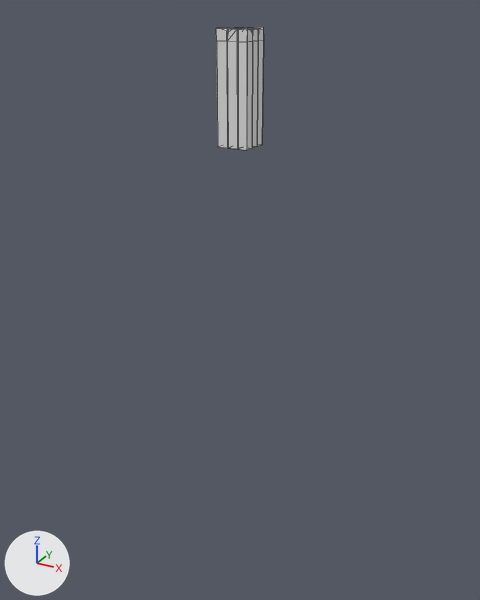
Two versions of the Blender file Blender/Blocks.blend, one commit apart.
Camera for both pictures: a camera (50 mm lens) standing at (59.5, -108.3, 3.2) and looking at (-1.6, 2.9, -52.4). Every picture has the same lights, and +X, +Y and +Z are marked at lower left. Mesh edges are drawn as thin lines. The same objects are shown in both versions, whatever each file hides.

Objects in the first picture: 'C-Block', 'L-Block', 'N-Block', 'S-Block', 'T-Block', 'W-Block'.
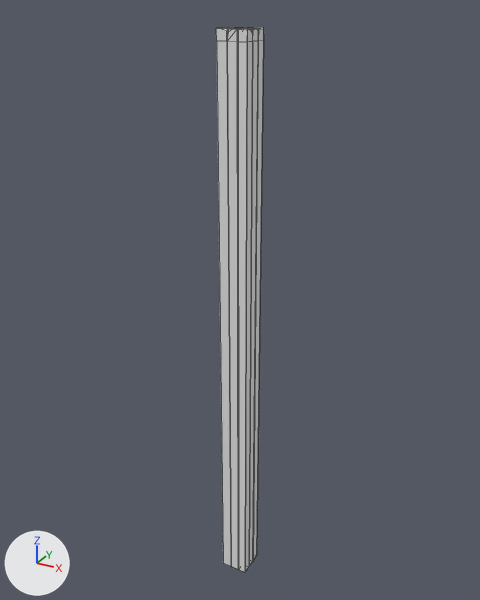
Boxes [x1, y1, x2, y2] around the edits, measured in the pictures (480 x 600 px; the box of a moved part takes in the faces that stretch with it):
'W-Block', reshaped (343% taller): before [216, 27, 264, 148]; after [216, 27, 264, 566]
'N-Block', reshaped: before [227, 28, 242, 149]; after [227, 28, 247, 569]
'C-Block', reshaped (346% taller): before [238, 29, 253, 150]; after [238, 29, 253, 572]
'S-Block', reshaped (343% taller): before [227, 28, 253, 150]; after [227, 28, 253, 572]
'L-Block', reshaped (345% taller): before [246, 28, 258, 148]; after [246, 28, 258, 566]
'T-Block', reshaped: before [227, 28, 256, 93]; after [227, 28, 256, 508]
part 1 of me_cube_003, moved or reshaped: before [227, 77, 253, 93]; after [227, 77, 253, 508]
part 2 of me_cube_004, moved or reshaped: before [227, 77, 252, 150]; after [227, 77, 252, 572]
part 3 of me_cube_005, moved or reshaped: before [217, 60, 263, 148]; after [217, 60, 263, 566]
part 4 of me_cube_006, moved or reshaped: before [238, 94, 247, 150]; after [238, 94, 252, 572]
part 5 of me_cube_007, moved or reshaped: before [252, 63, 258, 148]; after [249, 63, 258, 566]
part 6 of me_cube_008, moved or reshaped: before [227, 66, 238, 149]; after [227, 66, 247, 569]

What changed in the scene script:
```text
Change me_cube_003:
    where me_cube_003.from_pydata(...)  # 36 vertices, 32 faces; spans x -2.9..3.0, y -2.9..0.9, z -20.0..0.0
    used by ob_t_block; location = (0.0, 0.0, 0.0)
    me_cube_003 part 1: all 11 vertices in x -2.9..2.9, y -2.9..0.9, z -20.0 are moved by (0.0, 0.0, -100.0)
Change me_cube_004:
    where me_cube_004.from_pydata(...)  # 39 vertices, 35 faces; spans x -2.9..3.0, y -3.0..0.9, z -20.0..0.0
    used by ob_s_block; location = (0.0, 0.0, 0.0)
    me_cube_004 part 2: all 12 vertices in x -2.9..3.0, y -3.0..0.9, z -20.0 are moved by (0.0, 0.0, -100.0)
Change me_cube_005:
    where me_cube_005.from_pydata(...)  # 41 vertices, 37 faces; spans x -3.0..3.0, y -3.0..3.0, z -20.0..0.1
    used by ob_w_block; location = (0.0, 0.0, 0.0)
    me_cube_005 part 3: all 12 vertices in x -3.0..3.0, y -3.0..3.0, z -20.0 are moved by (0.0, 0.0, -100.0)
Change me_cube_006:
    where me_cube_006.from_pydata(...)  # 29 vertices, 25 faces; spans x -1.0..2.9, y -3.0..0.9, z -20.0..0.1
    used by ob_c_block; location = (0.0, 0.0, 0.0)
    before: 21 (-1.0, -0.9, -20.0), 22 (-1.0, 0.9, -20.0), 23 (1.2, -0.9, -20.0), 24 (1.0, 0.9, -20.0), 25 (2.9, 0.9, -20.0) at pixel (256, 146)
    before: 26 (2.9, -1.0, -20.0) at pixel (251, 148), 27 (1.2, -3.0, -20.0) at pixel (238, 149), 28 (2.9, -3.0, -20.0) at pixel (246, 150)
    me_cube_006 part 4
    add for i in [*range(21, 29)]: me_cube_006.vertices[i].co += Vector((0.0, 0.0, -100.0))
Change me_cube_007:
    where me_cube_007.from_pydata(...)  # 36 vertices, 34 faces; spans x -2.9..2.9, y -0.9..2.9, z -20.0..0.0
    used by ob_l_block; location = (0.0, 0.0, 0.0)
    me_cube_007 part 5: all 10 vertices in x -2.9..2.9, y -0.9..2.9, z -20.0 are moved by (0.0, 0.0, -100.0)
Change me_cube_008:
    where me_cube_008.from_pydata(...)  # 41 vertices, 37 faces; spans x -3.0..2.9, y -2.9..2.9, z -20.0..0.0
    used by ob_n_block; location = (0.0, 0.0, 0.0)
    me_cube_008 part 6: all 12 vertices in x -3.0..2.9, y -2.9..2.9, z -20.0 are moved by (0.0, 0.0, -100.0)
```
